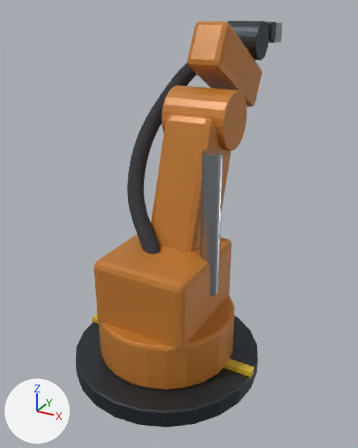
A saved change to the glTF model frontend/public/models/robot.glb.
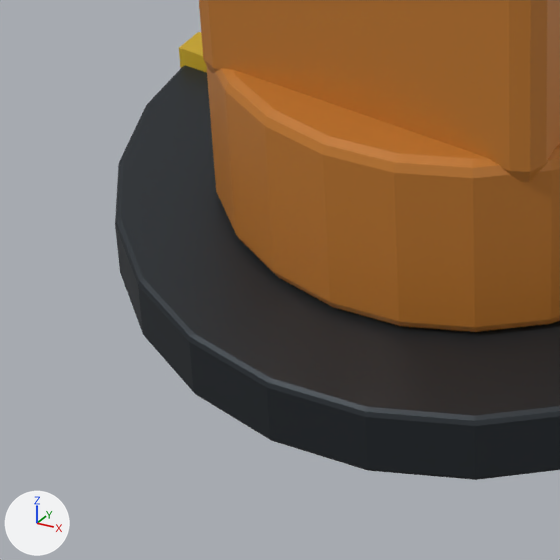
There are two pictures of each version: one whole from a 50 mm camera at (1.416, -2.405, 2.246) aimed at (-0.092, 0.337, 0.875), one close up on the part from 13% to 53% of the width and 68% to 100% of the height. Every picture has the same lights, and +X, +Y and +Z are marked at lower left. The last two pictures show the newer version. Where no turn or scale is listed for an object, it has been applied to the vertices.

Objects in the first close-up: 'rob_base', 'rob_shoulder', 'rob_turret', 'rob_warn_band'.
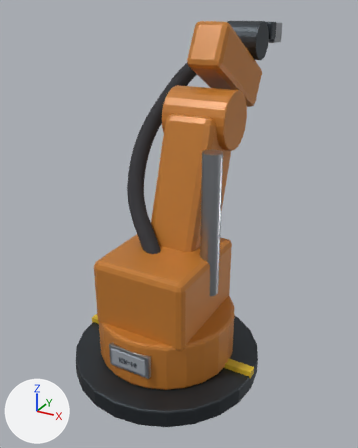
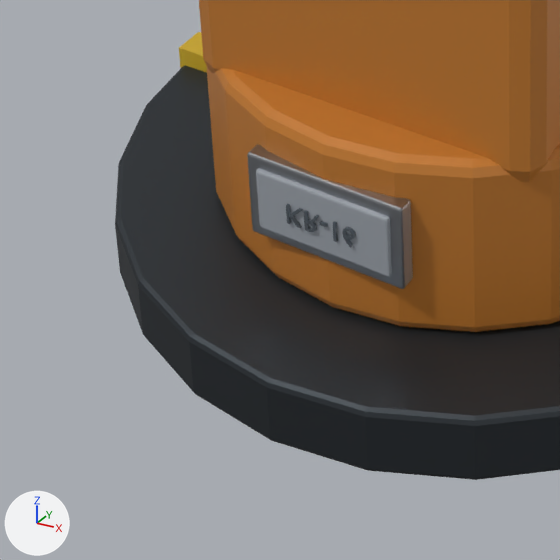
Patch to the scene script:
```diff
--- a/frontend/public/models/robot.glb.py
+++ b/frontend/public/models/robot.glb.py
@@ mat_paint_light @@
+mat_paint_light = principled_material('paint_light')
+mat_paint_light.base_color = (0.34, 0.37, 0.41)  # grey #9ea4ac
+mat_paint_light.metallic = 0.05
+mat_paint_light.roughness = 0.42
@@ mat_paint_dark @@
+mat_paint_dark = principled_material('paint_dark')
+mat_paint_dark.base_color = (0.09, 0.11, 0.13)  # dark grey #555d65
+mat_paint_dark.metallic = 0.15
+mat_paint_dark.roughness = 0.45
@@ me_cube_007 @@
+me_cube_007.from_pydata(...)  # 56 vertices, 108 faces; spans x -0.14..0.14, y -0.015..0.015, z -0.075..0.075
+me_cube_007.materials.append(mat_steel)  # grey #aaadb3
@@ me_cube_008 @@
+me_cube_008.from_pydata(...)  # 56 vertices, 108 faces; spans x -0.12..0.12, y -0.015..0.015, z -0.055..0.055
+me_cube_008.materials.append(mat_paint_light)  # grey #9ea4ac
@@ me_rob_name_text @@
+me_rob_name_text.from_pydata(...)  # 162 vertices, 312 faces; spans x -0.0608..0.0628, y -0.0022..0.0022, z -0.0196..0.0155
+me_rob_name_text.materials.append(mat_paint_dark)  # dark grey #555d65
@@ ob_rob_nameplate_rim @@
+ob_rob_nameplate_rim = bpy.data.objects.new('rob_nameplate_rim', me_cube_007)
+ob_rob_nameplate_rim.location = (0.0, -0.44, 0.3)
@@ ob_rob_nameplate @@
+ob_rob_nameplate = bpy.data.objects.new('rob_nameplate', me_cube_008)
+ob_rob_nameplate.location = (0.0, -0.447, 0.3)
@@ ob_rob_name_text @@
+ob_rob_name_text = bpy.data.objects.new('rob_name_text', me_rob_name_text)
+ob_rob_name_text.location = (0.0, -0.465, 0.3)
```

Pixel boxes (x1, y1, x2, y2) of what changed, in the close-ups (560 x 560 px):
'rob_nameplate', added: after (256, 168, 392, 277)
'rob_nameplate_rim', added: after (247, 144, 413, 289)
'rob_name_text', added: after (286, 204, 356, 248)
